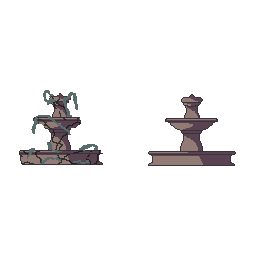
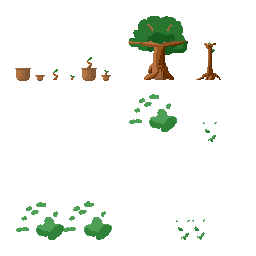
Two versions of the same layered image (256px x 256px). Layer-by-layer changes:
showed group "Group 12" (29 layers) over [15, 16, 236, 240]
showed group "Moving Stuff" (6 layers) over [15, 16, 236, 240]
showed "Paint Layer 17", painted on it over [15, 16, 236, 240]
hid "Paint Layer 18 (pasted)" (2nd of 2), painted on it over [15, 16, 236, 240]
